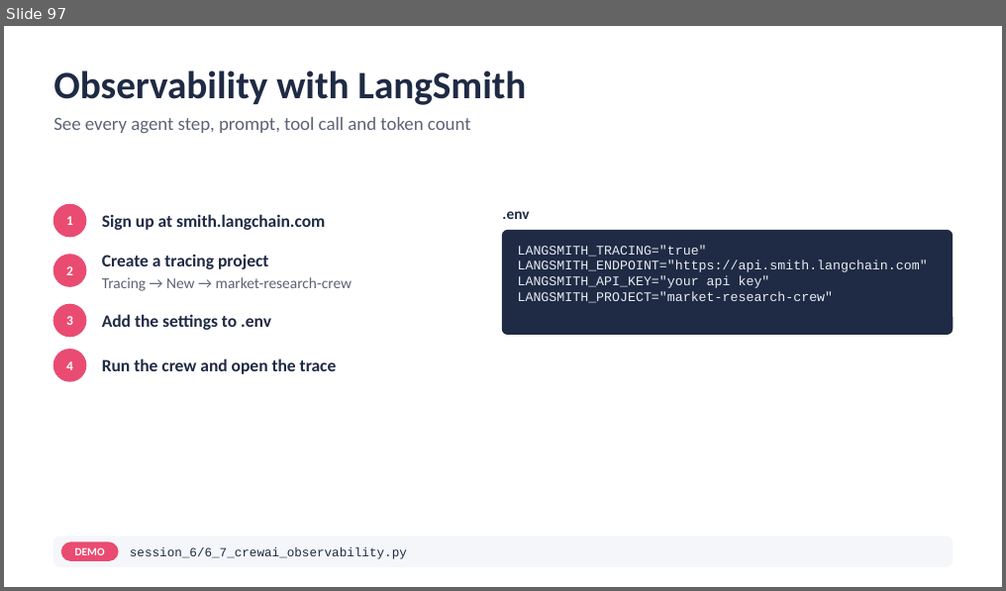
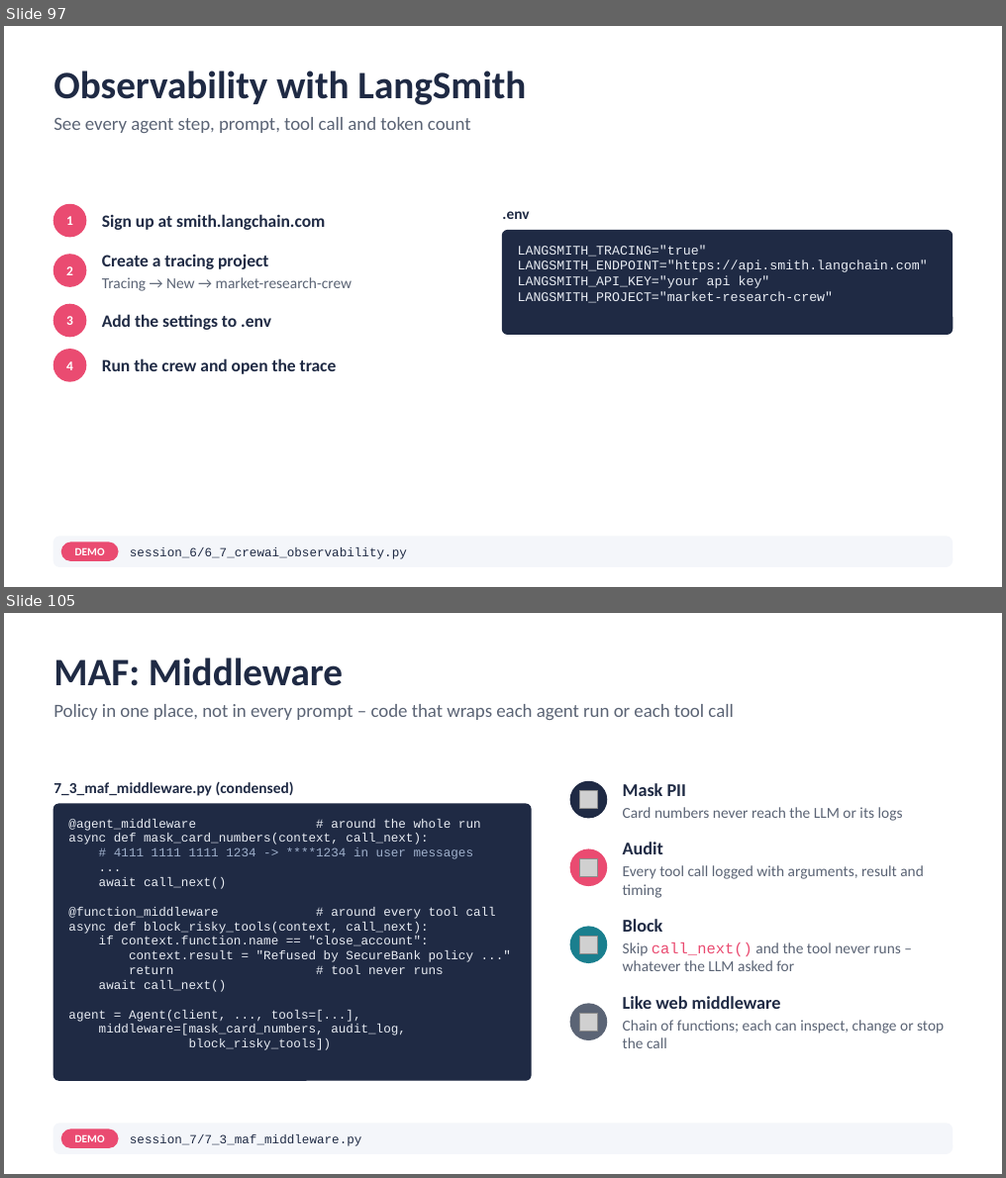
Before and after one commit to atulkahatecdac/agenticai, a slide deck: 16_PGP-Agentic/PGP_Agentic_AI.pptx. Shown one above the other, each under a label of ours: slide 97 before the commit, slides 97 and 105 after it; the slides between them are not shown. The pictures are 1006x591 and 1006x1178 pixels, drawn with LibreOffice and Linux fonts; fonts in the diff are those of the drawing; grey boxes stand for pictures. Boxes give left, top, right and bottom in pixels: in the first picture for what was removed or moved away, otherwise in the second. Text is boxed around its words. In the diff, an @@ line names an element or a change of style, - is before the commit and + after.

```diff
--- a/16_PGP-Agentic/PGP_Agentic_AI.pptx
+++ b/16_PGP-Agentic/PGP_Agentic_AI.pptx
@@ slide 105 added at bbox=[4, 613, 1002, 1174], background #FFFFFF @@
@@ title added at bbox=[54, 658, 343, 686], 28 pt, text #1F2A44, bold @@
+MAF: Middleware
@@ text added at bbox=[54, 704, 733, 720], 13.5 pt, text #5B6475 @@
+Policy in one place, not in every prompt – code that wraps each agent run or each tool call
@@ text added at bbox=[54, 781, 294, 796], 11 pt, text #1F2A44, bold @@
+7_3_maf_middleware.py (condensed)
@@ ellipse added at bbox=[571, 781, 607, 818], fill #1F2A44, outline #1F2A44 1 pt @@
@@ picture added at bbox=[580, 790, 598, 809] @@
@@ text added at bbox=[623, 783, 903, 821], 11 pt, text #5B6475 @@
+Mask PII
+Card numbers never reach the LLM or its logs
@@ rounded rectangle added at bbox=[54, 805, 531, 1081], fill #1F2A44, outline #1F2A44 1 pt @@
@@ text added at bbox=[68, 819, 496, 1051], 9 pt, text #E8ECF3 @@
+@agent_middleware # around the whole run
+async def mask_card_numbers(context, call_next):
+# 4111 1111 1111 1234 -> ****1234 in user messages
+...
+await call_next()
+@function_middleware # around every tool call
+async def block_risky_tools(context, call_next):
+if context.function.name == "close_account":
+context.result = "Refused by SecureBank policy ..."
+return # tool never runs
+await call_next()
+agent = Agent(client, ..., tools=[...],
+middleware=[mask_card_numbers, audit_log,
+block_risky_tools])
@@ ellipse added at bbox=[571, 850, 607, 885], fill #EA4B71, outline #EA4B71 1 pt @@
@@ text added at bbox=[623, 842, 924, 898], 11 pt, text #5B6475 @@
+Audit
+Every tool call logged with arguments, result and timing
@@ picture added at bbox=[580, 859, 598, 876] @@
@@ ellipse added at bbox=[571, 928, 607, 963], fill #1A7F8E, outline #1A7F8E 1 pt @@
@@ picture added at bbox=[580, 937, 598, 955] @@
@@ text added at bbox=[623, 919, 901, 971], 11 pt, text #5B6475 @@
+Block
+Skip call_next() and the tool never runs – whatever the LLM asked for
@@ text added at bbox=[623, 996, 944, 1049], 11 pt, text #5B6475 @@
+Like web middleware
+Chain of functions; each can inspect, change or stop the call
@@ ellipse added at bbox=[571, 1004, 607, 1040], fill #5B6475, outline #5B6475 1 pt @@
@@ picture added at bbox=[580, 1013, 598, 1031] @@
@@ rounded rectangle added at bbox=[54, 1124, 952, 1154], fill #F4F6FA, outline #F4F6FA 1 pt @@
@@ rounded rectangle added at bbox=[61, 1130, 118, 1148], fill #EA4B71, outline #EA4B71 1 pt @@
@@ text added at bbox=[75, 1135, 105, 1143], 8 pt, text #FFFFFF, bold @@
+DEMO
@@ text added at bbox=[130, 1135, 362, 1147], 9 pt, text #1F2A44 @@
+session_7/7_3_maf_middleware.py
```
Also in this commit, not shown: 4 slides changed, 18 other slides added, 10 slides removed, 31 other files.
